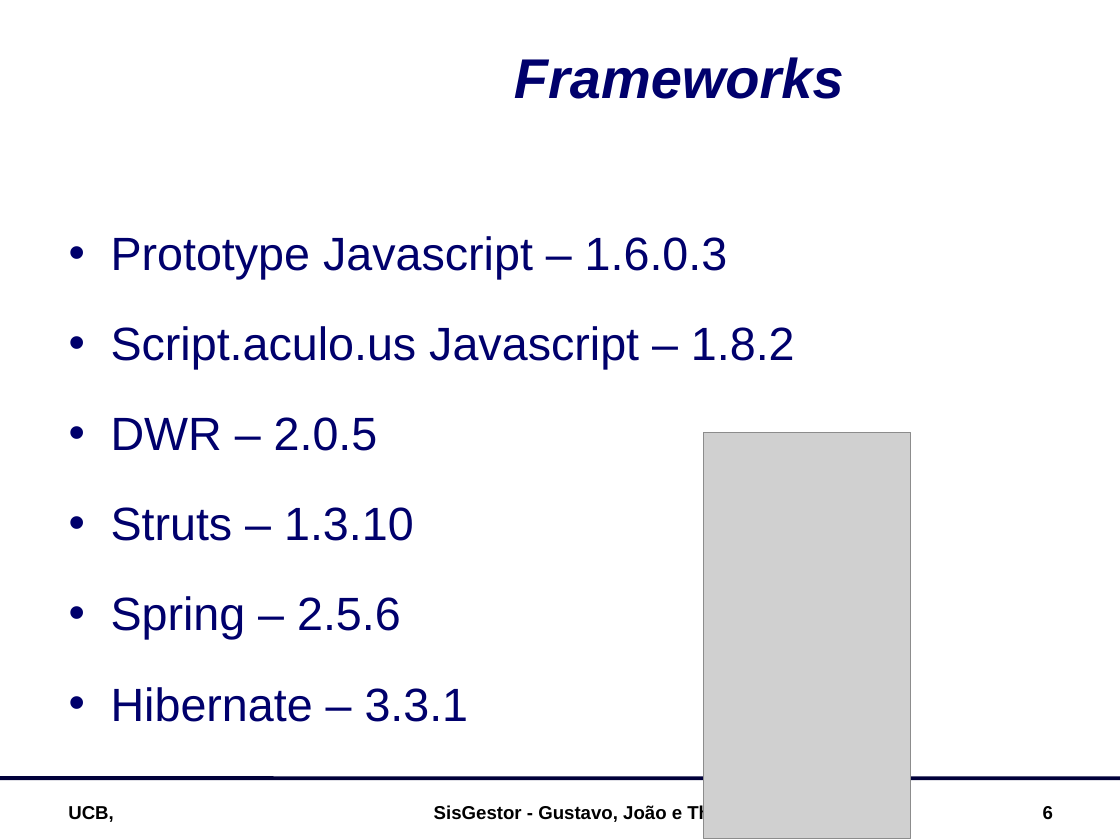
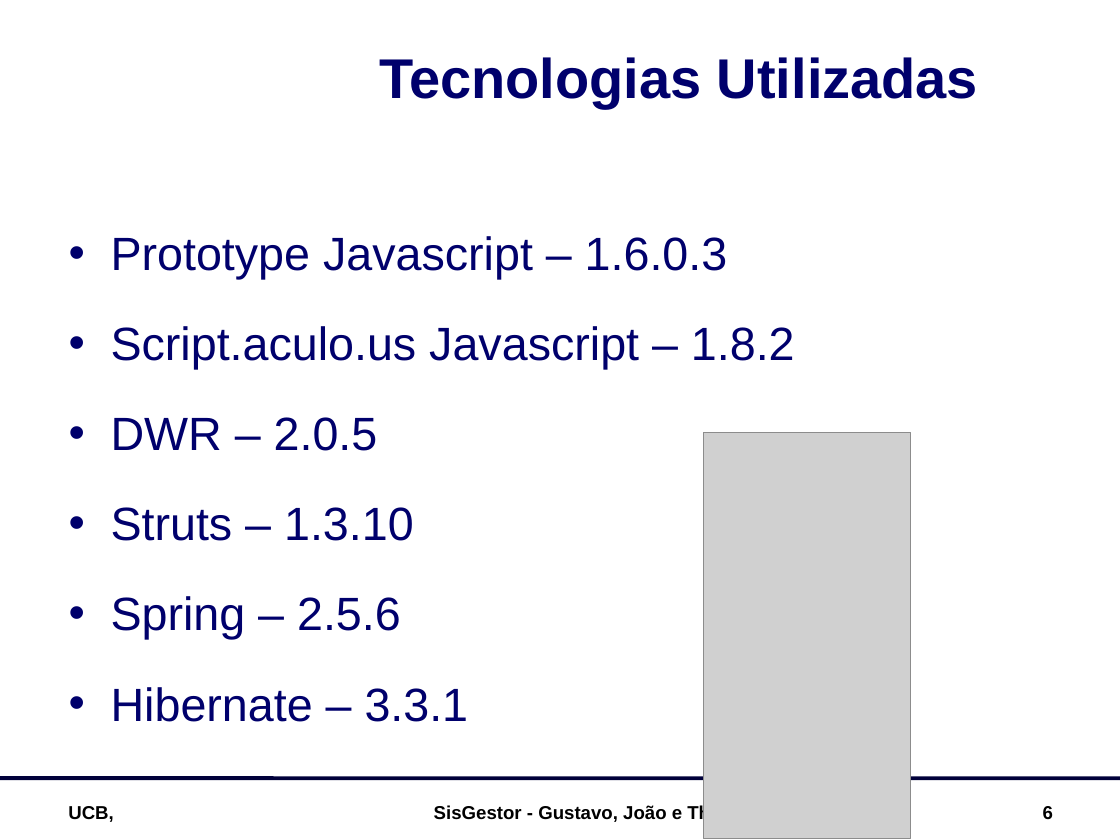
Before and after one commit to luciahsp/sisgestor, a slide deck: slide 6 of documentacao/SisGestor_Apresentação.ppt. Drawn at 1120x840 pixels with LibreOffice and Linux fonts; fonts in the diff are those of the drawing; grey boxes stand for pictures; background and template pictures are left out. Boxes give left, top, right and bottom in pixels: in the first picture for what was removed or moved away, otherwise in the second. Text is boxed around its words. In the diff, an @@ line names an element or a change of style, - is before the commit and + after.

```diff
--- a/documentacao/SisGestor_Apresentação.ppt
+++ b/documentacao/SisGestor_Apresentação.ppt
@@ title at <box>379,57,978,108</box>: text changed; italic off @@
-Frameworks
+Tecnologias Utilizadas
```
Also in this commit, not shown: 2 other slides changed, 1 other file.
